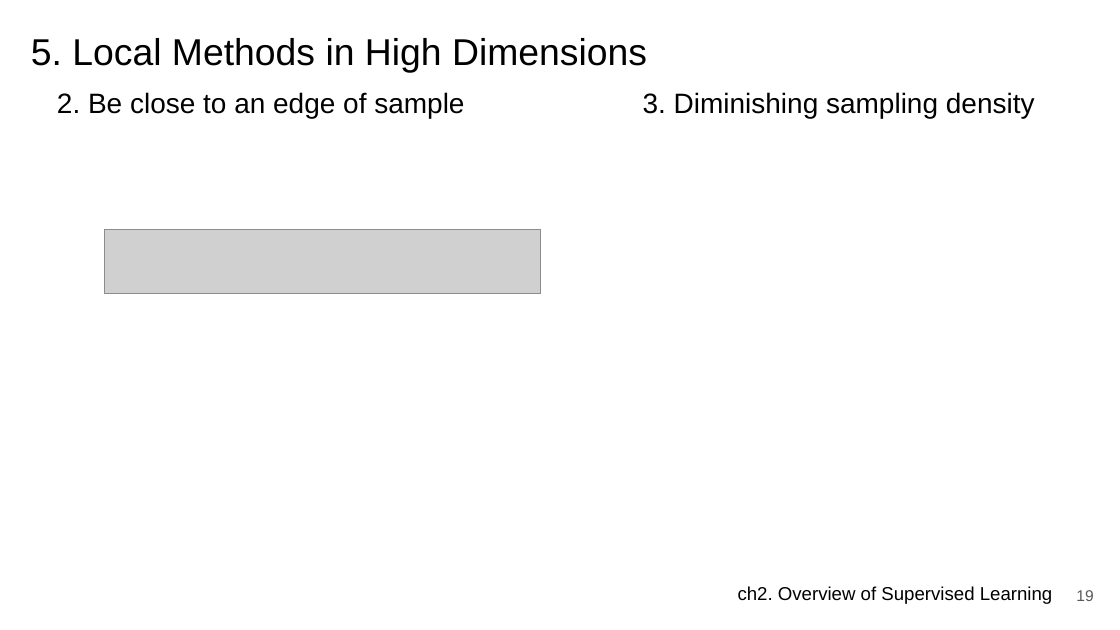
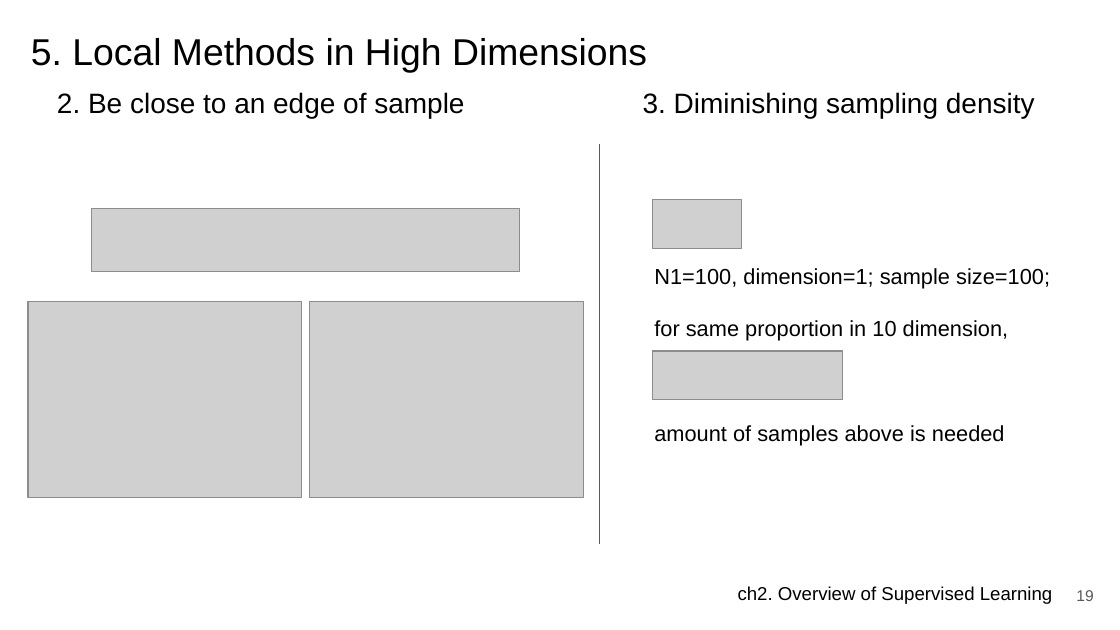
Before and after one commit to JerryKwon/ElemStatLearn-review, a slide deck: slide 19 of ch2. Supervised Learning/presentation/ch2. Overview of Supervised Learning.pptx. Drawn at 1120x630 pixels with LibreOffice and Linux fonts; fonts in the diff are those of the drawing; grey boxes stand for pictures. Boxes give left, top, right and bottom in pixels: in the first picture for what was removed or moved away, otherwise in the second. Text is boxed around its words. In the diff, an @@ line names an element or a change of style, - is before the commit and + after.

```diff
--- a/ch2. Supervised Learning/presentation/ch2. Overview of Supervised Learning.pptx
+++ b/ch2. Supervised Learning/presentation/ch2. Overview of Supervised Learning.pptx
@@ line added from (599, 144) to (599, 544), #595959 0.75 pt @@
@@ picture: place and size @@
-picture at (104,230,541,293)
+picture at (92,208,520,271)
@@ picture added at (653,199,741,249) @@
@@ text added at (654,268,1050,446), 14 pt, text #000000 @@
+N1=100, dimension=1; sample size=100;
+for same proportion in 10 dimension,
+amount of samples above is needed
@@ picture added at (28,301,301,497) @@
@@ picture added at (309,301,582,497) @@
@@ picture added at (653,351,842,399) @@
```
Also in this commit, not shown: 8 other slides changed, 4 slides added, 4 slides removed.
